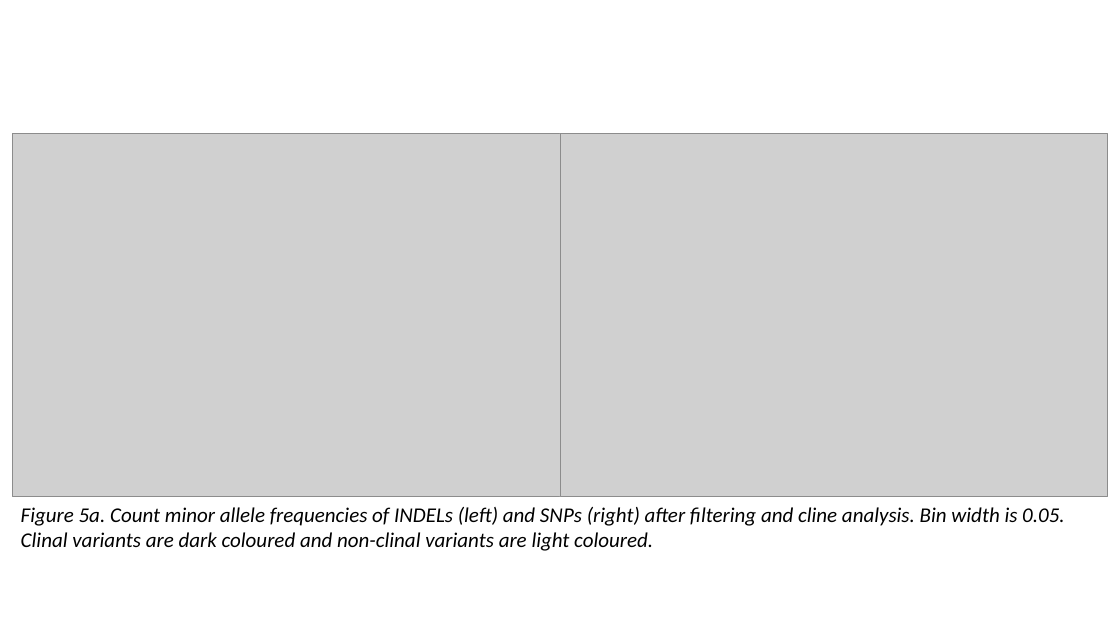
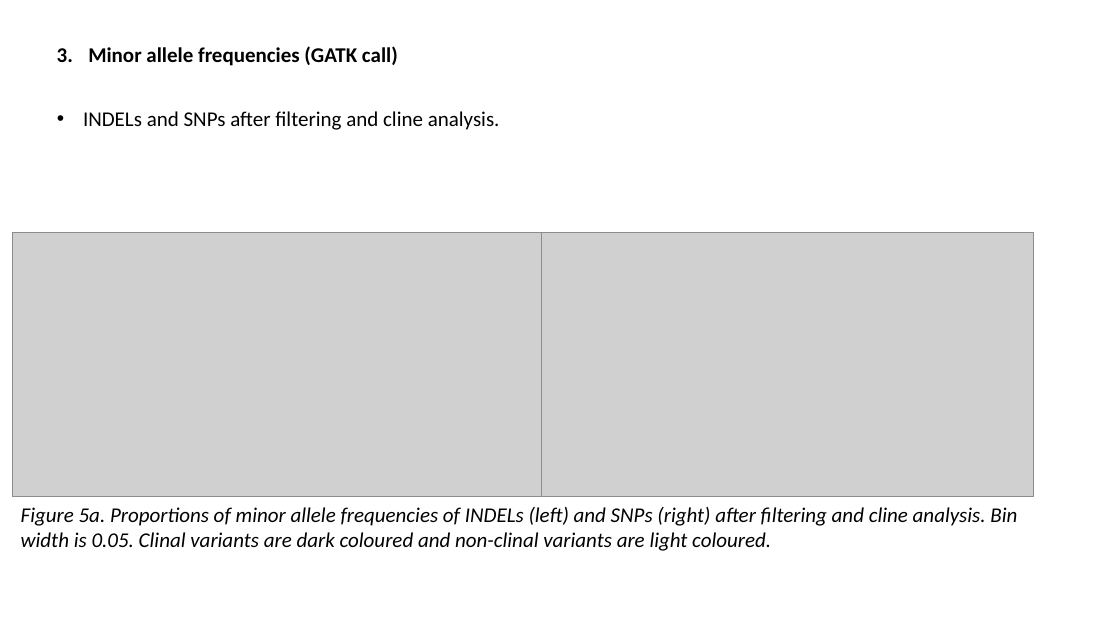
Before and after one commit to sam0per/Littorina_saxatilis_short_variants, a slide deck: slide 15 of short_genetic_variants/docs/short_indels.pptx (slide 14 before the commit). Drawn at 1120x630 pixels with LibreOffice and Linux fonts; fonts in the diff are those of the drawing; grey boxes stand for pictures. Boxes give left, top, right and bottom in pixels: in the first picture for what was removed or moved away, otherwise in the second. Text is boxed around its words. In the diff, an @@ line names an element or a change of style, - is before the commit and + after.

Commit message:
cline maf

```diff
--- a/short_genetic_variants/docs/short_indels.pptx
+++ b/short_genetic_variants/docs/short_indels.pptx
@@ text added at bbox=[88, 46, 398, 66], 18 pt, text #000000, bold @@
+3. Minor allele frequencies (GATK call)
@@ text added at bbox=[83, 111, 500, 130], 18 pt, text #000000 @@
+• INDELs and SNPs after filtering and cline analysis.
@@ picture: place and size @@
-picture at bbox=[13, 133, 560, 497]
+picture at bbox=[13, 233, 542, 497]
@@ picture: place and size @@
-picture at bbox=[560, 133, 1108, 497]
+picture at bbox=[504, 233, 1033, 497]
@@ text at bbox=[21, 507, 1017, 551]: text changed @@
-Figure 5a. Count minor allele frequencies of INDELs (left) and SNPs (right) after filtering and cline analysis. Bin width is 0.05. Clinal variants are dark coloured and non-clinal variants are light coloured.
+Figure 5a. Proportions of minor allele frequencies of INDELs (left) and SNPs (right) after filtering and cline analysis. Bin width is 0.05. Clinal variants are dark coloured and non-clinal variants are light coloured.
```
Also in this commit, not shown: 6 other slides changed, 2 slides added, 2 slides removed, 1 other file.
